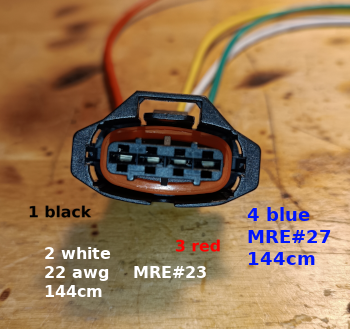
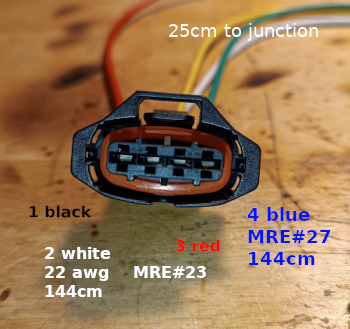
Comparing the layer stacks of the two (350, 329) images. Changes:
removed layer "4 blue ..." over box(247, 207, 331, 265)
removed layer "3 red" over box(175, 239, 220, 252)
removed layer "2 white ..." over box(45, 247, 206, 297)
renamed "1 black" to "25cm to junction", painted on it over box(29, 23, 318, 218)
renamed "IMG_20230324_105035.jpg" to "tmap.png", painted on it over box(29, 23, 331, 297)
